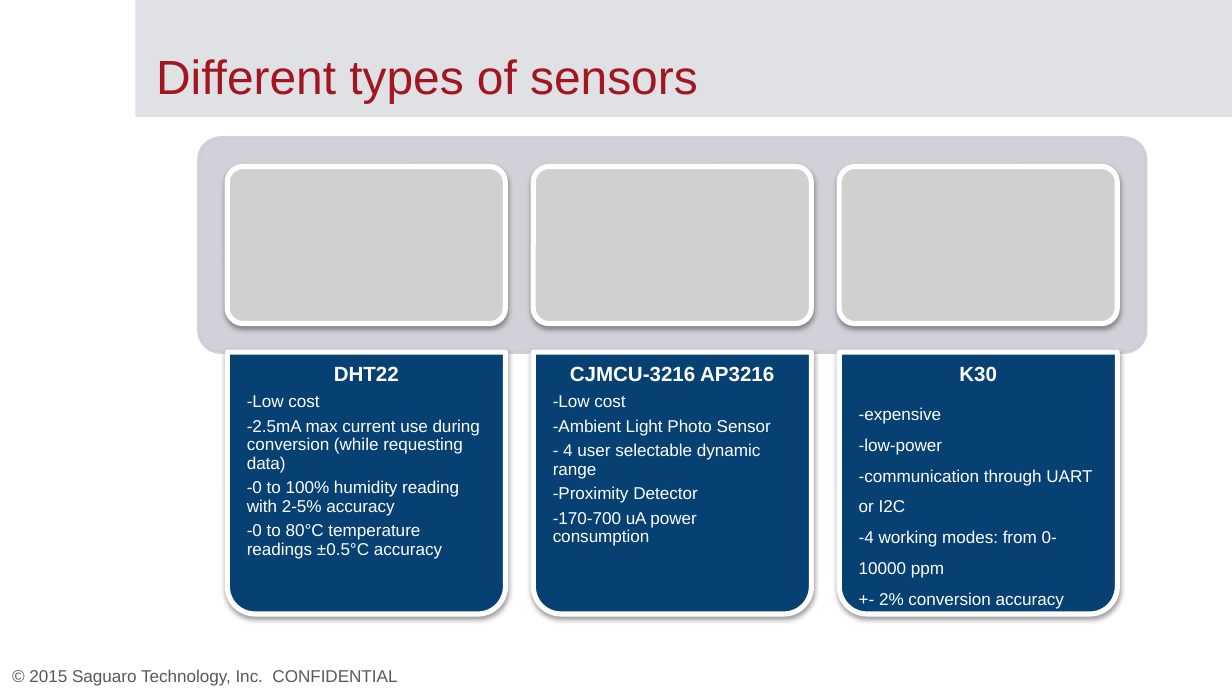
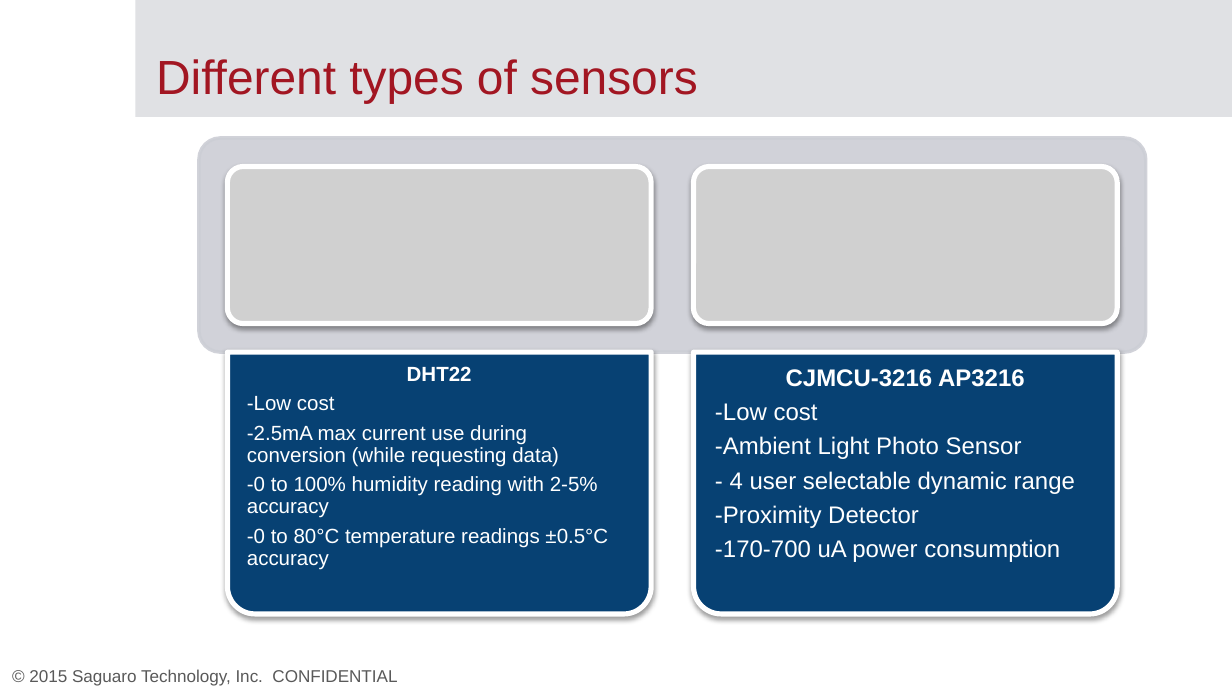
Before and after one commit to mememihnea/LicentaCod, a slide deck: slide 5 of Documentatie/Template.pptx (slide 4 before the commit). Drawn at 1232x693 pixels with LibreOffice and Linux fonts; fonts in the diff are those of the drawing; grey boxes stand for pictures; background and template pictures are left out. Boxes give left, top, right and bottom in pixels: in the first picture for what was removed or moved away, otherwise in the second. Text is boxed around its words. In the diff, an @@ line names an element or a change of style, - is before the commit and + after.

```diff
--- a/Documentatie/Template.pptx
+++ b/Documentatie/Template.pptx
@@ picture resized from (x1=227, y1=166, x2=505, y2=323) to (x1=228, y1=166, x2=652, y2=323) @@
@@ picture removed at (x1=533, y1=166, x2=812, y2=323) @@
@@ picture resized from (x1=839, y1=166, x2=1117, y2=323) to (x1=694, y1=166, x2=1117, y2=323) @@
@@ round same rect resized from (x1=227, y1=352, x2=505, y2=614) to (x1=228, y1=352, x2=652, y2=614) @@
@@ round same rect removed at (x1=533, y1=352, x2=812, y2=614) @@
@@ round same rect resized from (x1=839, y1=352, x2=1117, y2=614) to (x1=694, y1=352, x2=1117, y2=614) @@
@@ text "CJMCU-3216 AP3216" moved from (x1=553, y1=366, x2=774, y2=546) to (x1=715, y1=369, x2=1075, y2=562) @@
@@ text "CJMCU-3216 AP3216" at (x1=715, y1=369, x2=1075, y2=562): size 12 to 14 pt in "CJMCU-3216 AP3216"; size 10 to 14 pt in "-Low cost", "-Ambient Light Photo Sensor", "- 4 user selectable dynamic range", "-Proximity Detector" and 1 more places; more space between paragraphs @@
@@ text removed at (x1=859, y1=366, x2=1092, y2=609) @@
-K30
--expensive
--low-power
--communication through UART or I2C
--4 working modes: from 0-10000 ppm
-+- 2% conversion accuracy
@@ text at (x1=247, y1=396, x2=608, y2=570): size 10 to 12 pt @@
```
Also in this commit, not shown: 4 other slides changed, 3 slides added, 1 slide removed.
